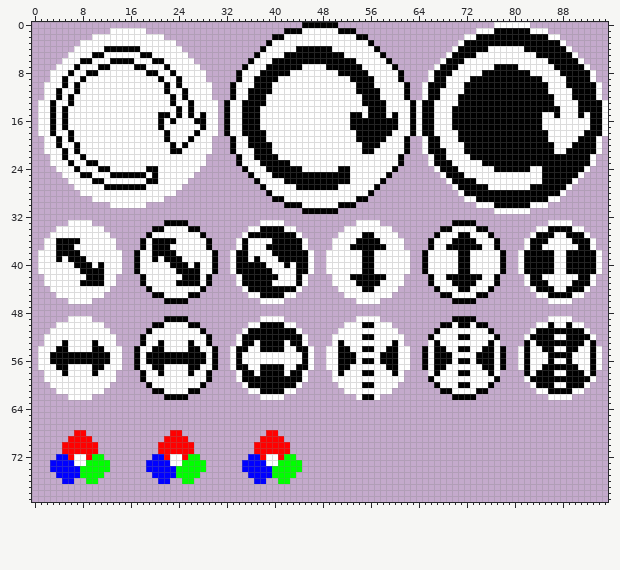
A pixel-art file gets an edit: assets/gui/rect_buttons.aseprite. That is the earlier state.
96x80 pixels, 1 frame.
New version:
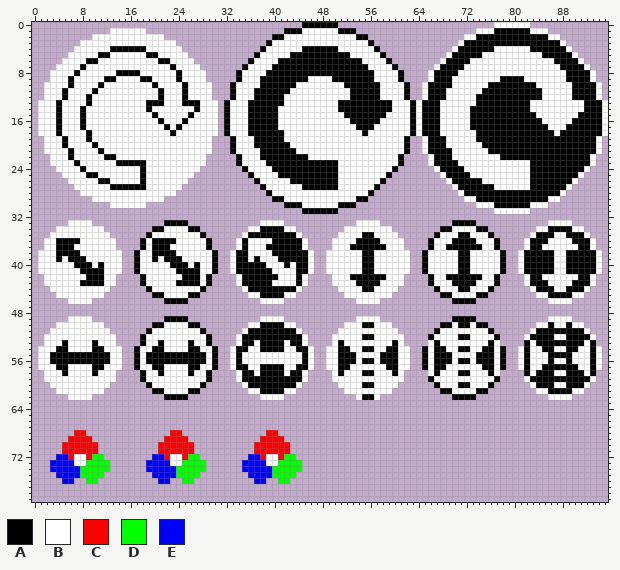
Palette (. is transparent): A #000000  B #ffffff  C #ff0000  D #00ff00  E #0000ff
Edits made:
--- layer "symbols"
@@ x 0..95 @@
  3 ........BBBBBBBBBBBBBBBB...............ABBBBBBBBBBBBBBBBA..............BAAAAAAAAAAAAAAAAB.......
- 4 .......BBBBBAAAAAABBBBBBB.............ABBBBBAAAAAABBBBBBBA............BAAAAABBBBBBAAAAAAAB......
- 5 ......BBBBAABBBBBBAABBBBBB...........ABBBBAAAAAAAAAABBBBBBA..........BAAAABBBBBBBBBBAAAAAAB.....
- 6 .....BBBAABBBAAAABBBAABBBBB.........ABBBAAAAAAAAAAAAAABBBBBA........BAAABBBBBBBBBBBBBBAAAAAB....
- 7 ....BBBABBBAABBBBAABBBABBBBB.......ABBBAAAAAABBBBAAAAAABBBBBA......BAAABBBBBBAAAABBBBBBAAAAAB...
- 8 ...BBBABBAABBBBBBBBAABBABBBBB.....ABBBAAAAABBBBBBBBAAAAABBBBBA....BAAABBBBBAAAAAAAABBBBBAAAAAB..
- 9 ...BBABBABBBBBBBBBBBBABBABBBB.....ABBAAAABBBBBBBBBBBBAAAABBBBA....BAABBBBAAAAAAAAAAAABBBBAAAAB..
-10 ..BBBABABBBBBBBBBBBBBBABABBBBB...ABBBAAABBBBBBBBBBBBBBAAABBBBBA..BAAABBBAAAAAAAAAAAAAABBBAAAAAB.
-11 ..BBABBABBBBBBBBBBBBBBABBABBBB...ABBAAAABBBBBBBBBBBBBBAAAABBBBA..BAABBBBAAAAAAAAAAAAAABBBBAAAAB.
-12 ..BBABABBBBBBBBBBBBBBBBABABBBB...ABBAAABBBBBBBBBBBBBBBBAAABBBBA..BAABBBAAAAAAAAAAAAAAAABBBAAAAB.
-13 .BBABBABBBBBBBBBBBBBBBBABBABBBB.ABBAAAABBBBBBBBBBBBBBBBAAAABBBBABAABBBBAAAAAAAAAAAAAAAABBBBAAAAB
-14 .BBABABBBBBBBBBBBBBBBBBBABABBBB.ABBAAABBBBBBBBBBBBBBBBBBAAABBBBABAABBBAAAAAAAAAAAAAAAAAABBBAAAAB
-15 .BBABABBBBBBBBBBBBBBBAABABABABB.ABBAAABBBBBBBBBBBBBBBAABAAABABBABAABBBAAAAAAAAAAAAAAABBABBBABAAB
-16 .BBABABBBBBBBBBBBBBBBABABBBAABB.ABBAAABBBBBBBBBBBBBBBAAAAAAAABBABAABBBAAAAAAAAAAAAAAABBBBBBBBAAB
-17 .BBABABBBBBBBBBBBBBBBABBBBBBABB.ABBAAABBBBBBBBBBBBBBBAAAAAAAABBABAABBBAAAAAAAAAAAAAAABBBBBBBBAAB
-18 .BBABBABBBBBBBBBBBBBBBABBBBABBB.ABBAAAABBBBBBBBBBBBBBBAAAAAABBBABAABBBBAAAAAAAAAAAAAAABBBBBBAAAB
-19 ..BBABABBBBBBBBBBBBBBBABBBABBB...ABBAAABBBBBBBBBBBBBBBAAAAABBBA..BAABBBAAAAAAAAAAAAAAABBBBBAAAB.
-20 ..BBABBABBBBBBBBBBBBBBBABABBBB...ABBAAAABBBBBBBBBBBBBBBAAABBBBA..BAABBBBAAAAAAAAAAAAAAABBBAAAAB.
-21 ..BBBABABBBBBBBBBBBBBBBAABBBBB...ABBBAAABBBBBBBBBBBBBBBAABBBBBA..BAAABBBAAAAAAAAAAAAAAABBAAAAAB.
-22 ...BBABBABBBBBBBBBBBBBBBBBBBB.....ABBAAAABBBBBBBBBBBBBBBBBBBBA....BAABBBBAAAAAAAAAAAAAAAAAAAAB..
-23 ...BBBABBAABBBBBBBBBBBBBBBBBB.....ABBBAAAAABBBBBBBBBBBBBBBBBBA....BAAABBBBBAAAAAAAAAAAAAAAAAAB..
-24 ....BBBABBBAABBBBBBAABBBBBBB.......ABBBAAAAAABBBBBBAABBBBBBBA......BAAABBBBBBAAAAAABBAAAAAAAB...
-25 .....BBBAABBBAAAAAABABBBBBB.........ABBBAAAAAAAAAAAAABBBBBBA........BAAABBBBBBBBBBBBBAAAAAAB....
-26 ......BBBBAABBBBBBBAABBBBB...........ABBBBAAAAAAAAAAABBBBBA..........BAAAABBBBBBBBBBBAAAAAB.....
-27 .......BBBBBAAAAAAABBBBBB.............ABBBBBAAAAAAABBBBBBA............BAAAAABBBBBBBAAAAAAB......
+ 4 .......BBBBBBAAAAAABBBBBB.............ABBBBBBAAAAAABBBBBBA............BAAAAAABBBBBBAAAAAAB......
+ 5 ......BBBBBAABBBBBBAABBBBB...........ABBBBBAAAAAAAAAABBBBBA..........BAAAAABBBBBBBBBBAAAAAB.....
+ 6 .....BBBBAABBBBBBBBBBAABBBB.........ABBBBAAAAAAAAAAAAAABBBBA........BAAAABBBBBBBBBBBBBBAAAAB....
+ 7 ....BBBBABBBBBBBBBBBBBBABBBB.......ABBBBAAAAAAAAAAAAAAAABBBBA......BAAAABBBBBBBBBBBBBBBBAAAAB...
+ 8 ...BBBBABBBBBBAAAABBBBBBABBBB.....ABBBBAAAAAAAAAAAAAAAAAABBBBA....BAAAABBBBBBBBBBBBBBBBBBAAAAB..
+ 9 ...BBBABBBBBAABBBBAABBBBABBBB.....ABBBAAAAAAAABBBBAAAAAAABBBBA....BAAABBBBBBBBAAAABBBBBBBAAAAB..
+10 ..BBBBABBBBABBBBBBBBABBBBABBBB...ABBBBAAAAAABBBBBBBBAAAAAABBBBA..BAAAABBBBBBAAAAAAAABBBBBBAAAAB.
+11 ..BBBABBBBABBBBBBBBBBABBBABBBB...ABBBAAAAAABBBBBBBBBBAAAAABBBBA..BAAABBBBBBAAAAAAAAAABBBBBAAAAB.
+12 ..BBBABBBABBBBBBBBBBBABBBABBBB...ABBBAAAAABBBBBBBBBBBAAAAABBBBA..BAAABBBBBAAAAAAAAAAABBBBBAAAAB.
+13 .BBBABBBBABBBBBBBBBAAABBBAAABBB.ABBBAAAAAABBBBBBBBBAAAAAAAAABBBABAAABBBBBBAAAAAAAAABBBBBBBBBAAAB
+14 .BBBABBBABBBBBBBBBBABBBBBBBABBB.ABBBAAAAABBBBBBBBBBAAAAAAAAABBBABAAABBBBBAAAAAAAAAABBBBBBBBBAAAB
+15 .BBBABBBABBBBBBBBBBBABBBBBABBBB.ABBBAAAAABBBBBBBBBBBAAAAAAABBBBABAAABBBBBAAAAAAAAAAABBBBBBBAAAAB
+16 .BBBABBBABBBBBBBBBBBBABBBABBBBB.ABBBAAAAABBBBBBBBBBBBAAAAABBBBBABAAABBBBBAAAAAAAAAAAABBBBBAAAAAB
+17 .BBBABBBABBBBBBBBBBBBBABABBBBBB.ABBBAAAAABBBBBBBBBBBBBAAABBBBBBABAAABBBBBAAAAAAAAAAAAABBBAAAAAAB
+18 .BBBABBBBABBBBBBBBBBBBBABBBBBBB.ABBBAAAAAABBBBBBBBBBBBBABBBBBBBABAAABBBBBBAAAAAAAAAAAAABAAAAAAAB
+19 ..BBBABBBABBBBBBBBBBBBBBBBBBBB...ABBBAAAAABBBBBBBBBBBBBBBBBBBBA..BAAABBBBBAAAAAAAAAAAAAAAAAAAAB.
+20 ..BBBABBBBABBBBBBBBBBBBBBBBBBB...ABBBAAAAAABBBBBBBBBBBBBBBBBBBA..BAAABBBBBBAAAAAAAAAAAAAAAAAAAB.
+21 ..BBBBABBBBABBBBBBBBBBBBBBBBBB...ABBBBAAAAAABBBBBBBBBBBBBBBBBBA..BAAAABBBBBBAAAAAAAAAAAAAAAAAAB.
+22 ...BBBABBBBBAABBBBBBBBBBBBBBB.....ABBBAAAAAAAABBBBBBBBBBBBBBBA....BAAABBBBBBBBAAAAAAAAAAAAAAAB..
+23 ...BBBBABBBBBBAAAAABBBBBBBBBB.....ABBBBAAAAAAAAAAAABBBBBBBBBBA....BAAAABBBBBBBBBBBBAAAAAAAAAAB..
+24 ....BBBBABBBBBBBBBABBBBBBBBB.......ABBBBAAAAAAAAAAABBBBBBBBBA......BAAAABBBBBBBBBBBAAAAAAAAAB...
+25 .....BBBBAABBBBBBBABBBBBBBB.........ABBBBAAAAAAAAAABBBBBBBBA........BAAAABBBBBBBBBBAAAAAAAAB....
+26 ......BBBBBAABBBBBABBBBBBB...........ABBBBBAAAAAAAABBBBBBBA..........BAAAAABBBBBBBBAAAAAAAB.....
+27 .......BBBBBBAAAAAABBBBBB.............ABBBBBBAAAAAABBBBBBA............BAAAAAABBBBBBAAAAAAB......
 28 ........BBBBBBBBBBBBBBBB...............ABBBBBBBBBBBBBBBBA..............BAAAAAAAAAAAAAAAAB.......
Pixel boxes of the changes (left, top, right, bottom) in both pictures:
changed: (50, 46, 206, 190)
changed: (242, 46, 398, 190)
changed: (434, 46, 590, 190)
